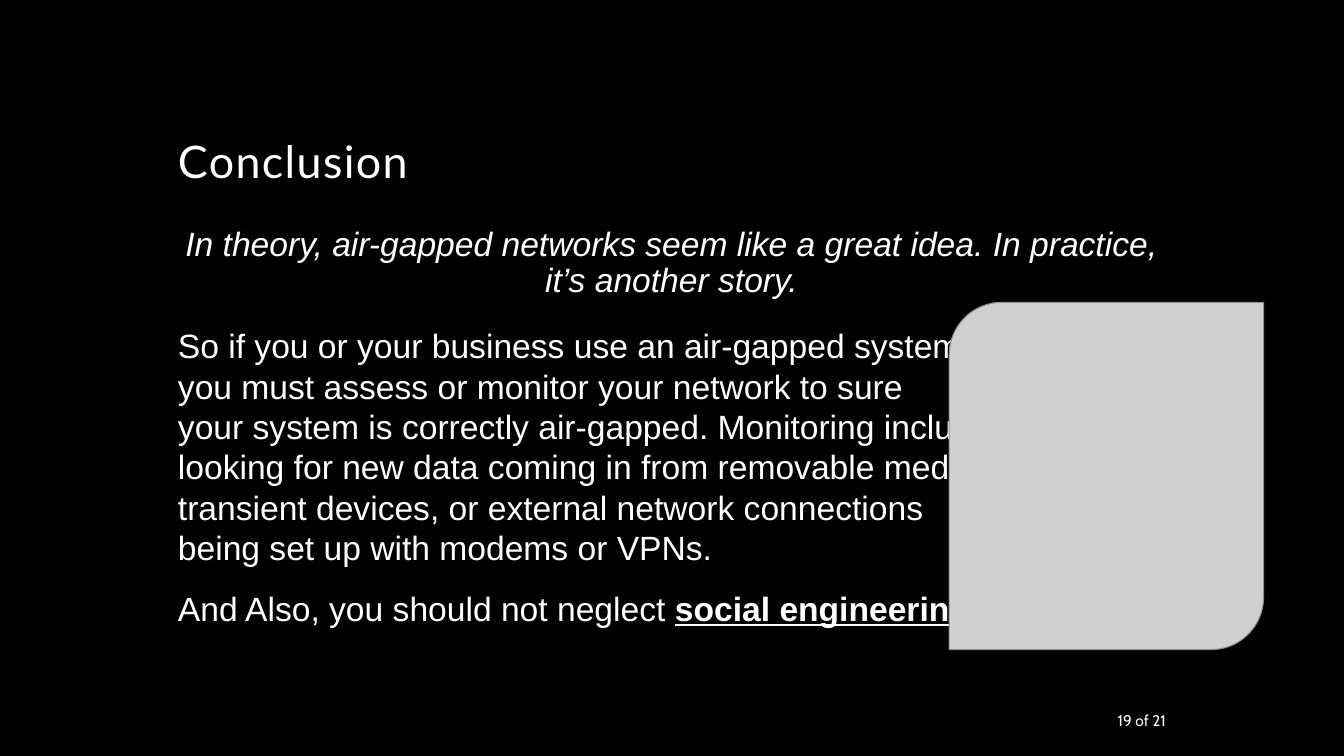
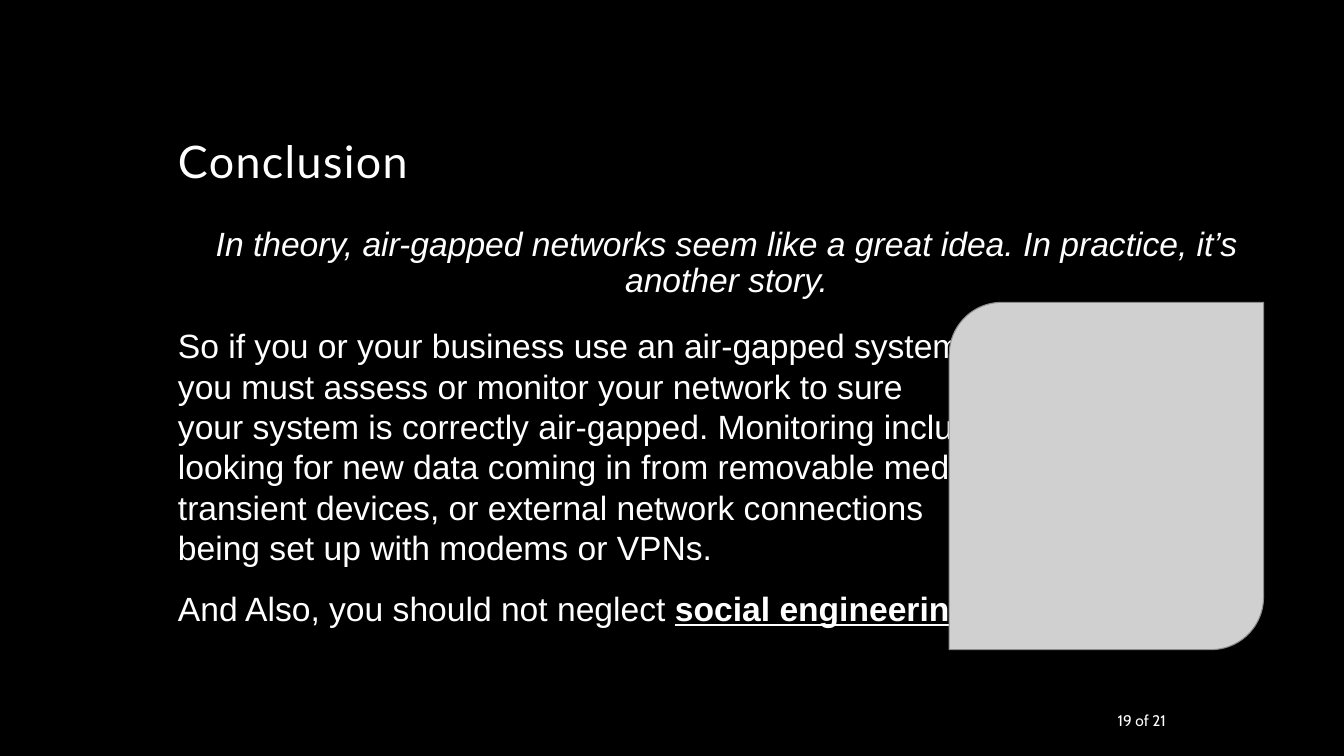
Before and after one commit to amirhnajafiz-university/S3ET01, a slide deck: slide 19 of slide/Air Gap Systems.pptx. Drawn at 1344x756 pixels with LibreOffice and Linux fonts; fonts in the diff are those of the drawing; grey boxes stand for pictures; background and template pictures are left out. Boxes give left, top, right and bottom in pixels: in the first picture for what was removed or moved away, otherwise in the second. Text is boxed around its words. In the diff, an @@ line names an element or a change of style, - is before the commit and + after.

```diff
--- a/slide/Air Gap Systems.pptx
+++ b/slide/Air Gap Systems.pptx
@@ text "In theory, air-gapped networks seem ..." rewrapped from [178, 231, 1157, 628] to [178, 231, 1237, 628] @@
```
Also in this commit, not shown: 4 other slides changed, 1 other file.
